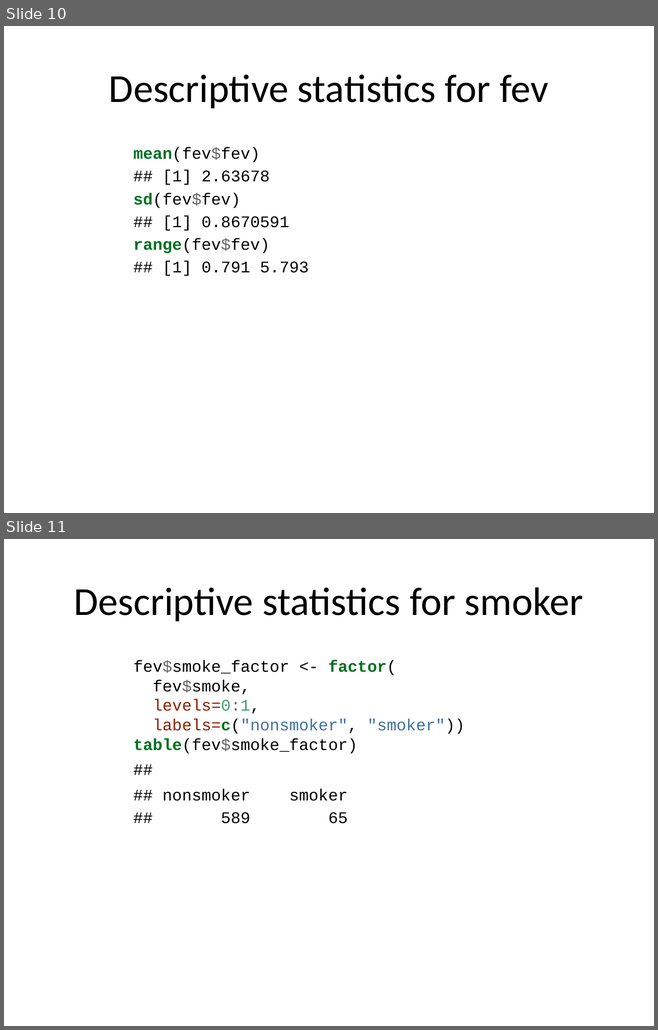
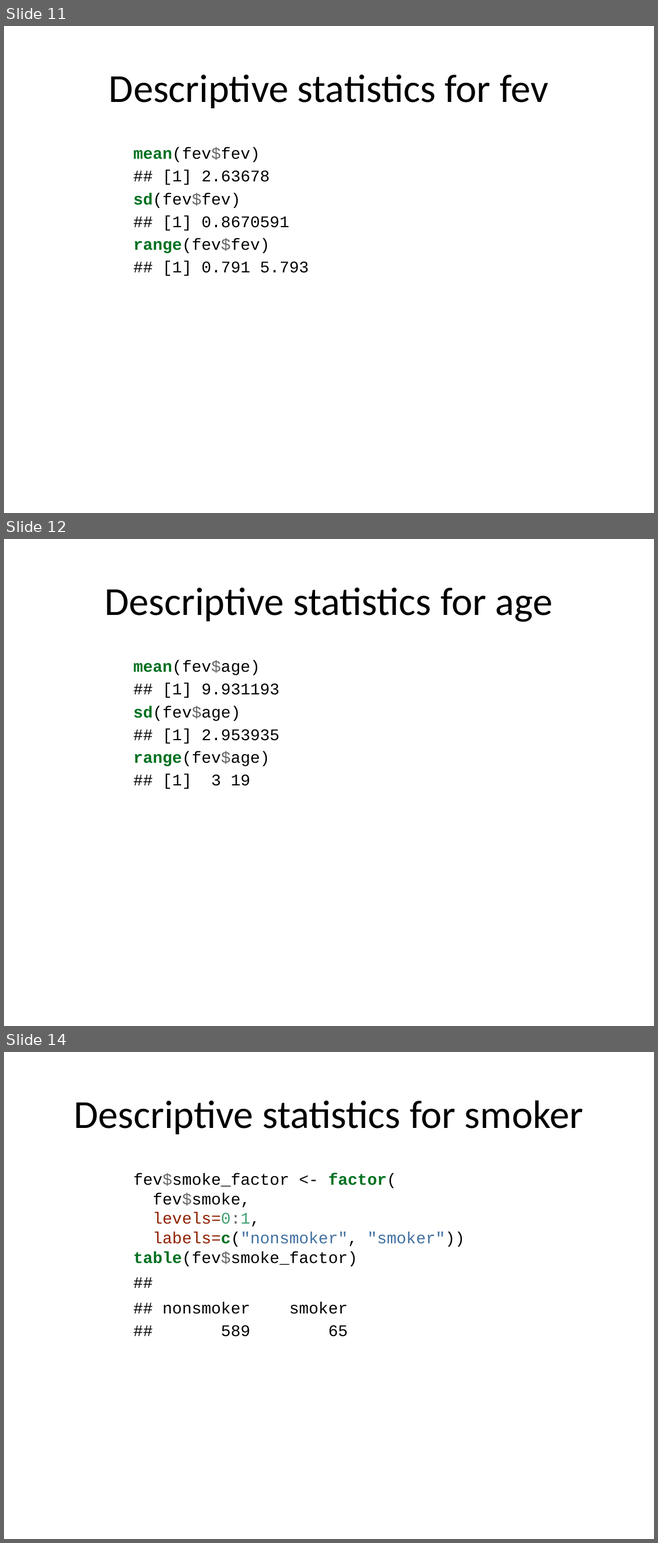
Before and after one commit to pmean/classes, a slide deck: introduction-to-r/src/v07-slides-and-speaker-notes.pptx. Shown one above the other, each under a label of ours: slides 10 and 11 before the commit, slides 11, 12 and 14 after it; the slides between them are not shown. The pictures are 658x1030 and 658x1543 pixels, drawn with LibreOffice and Linux fonts; fonts in the diff are those of the drawing. Boxes give left, top, right and bottom in pixels: in the first picture for what was removed or moved away, otherwise in the second. Text is boxed around its words. In the diff, an @@ line names an element or a change of style, - is before the commit and + after.

```diff
--- a/introduction-to-r/src/v07-slides-and-speaker-notes.pptx
+++ b/introduction-to-r/src/v07-slides-and-speaker-notes.pptx
@@ slide 12 added at (4,539,654,1026), background #FFFFFF @@
@@ title added at (105,587,552,622), 44 pt, text #000000 @@
+Descriptive statistics for age
@@ text added at (133,660,279,789), 18 pt, text #000000 @@
+mean(fev$age)
+## [1] 9.931193
+sd(fev$age)
+## [1] 2.953935
+range(fev$age)
+## [1] 3 19
@@ what was slide 10 is now slide 11 @@
@@ what was slide 11 is now slide 14 @@
```
Also in this commit, not shown: 10 slides changed, 27 other slides added, 1 slide removed, 25 other files.
